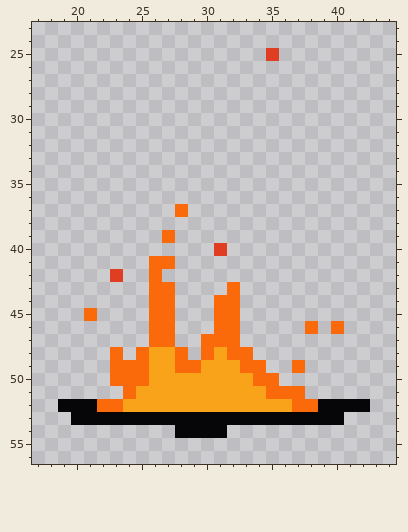
File history of a pixel-art sprite, Disaster_Dispatcher/assets/disasters/fire2.png. The first picture shows the starting point.
The file is 256x256 pixels, drawn in blocks of 4x4; one block is one cell here. Shown: x 17..44, y 23..56.
Once edited:
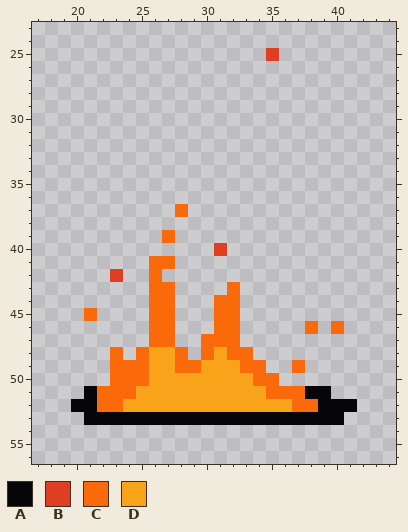
Palette (. is transparent): A #060608  B #df3e23  C #fa6a0a  D #f9a31b
Diff:
@@ x 17..44 @@
 50 ......CCCDDDDDDDDCC.........
-51 .......CDDDDDDDDDDCCC.......
-52 ..AAACCDDDDDDDDDDDDDCCAAAA..
-53 ...AAAAAAAAAAAAAAAAAAAAA....
-54 ...........AAAA.............
+51 ....ACCCDDDDDDDDDDCCCAA.....
+52 ...AACCDDDDDDDDDDDDDCCAAA...
+53 ....AAAAAAAAAAAAAAAAAAAA....
+54 ............................
 55 ............................
